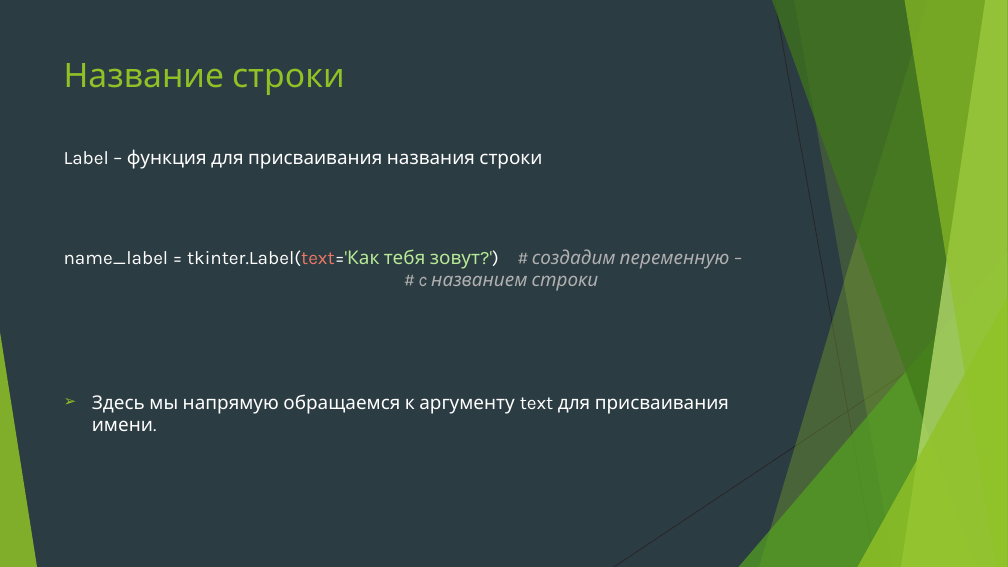
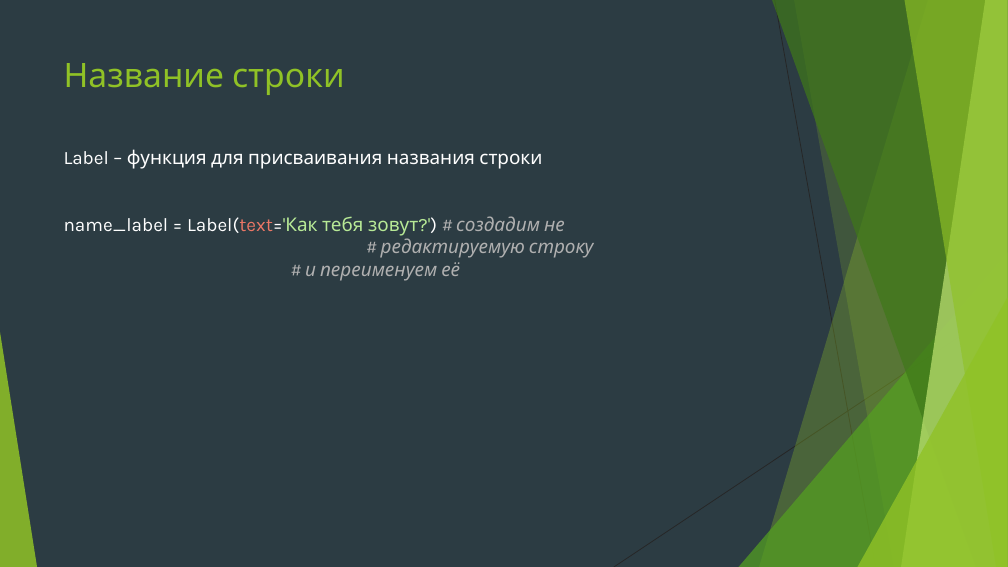
Before and after one commit to Yegor9151/for_corund, a slide deck: slide 25 of course_project_for_korund/ver 1.1/уроки/МК по Python.pptx (slide 42 before the commit). Drawn at 1008x567 pixels with LibreOffice and Linux fonts; fonts in the diff are those of the drawing. Boxes give left, top, right and bottom in pixels: in the first picture for what was removed or moved away, otherwise in the second. Text is boxed around its words. In the diff, an @@ line names an element or a change of style, - is before the commit and + after.

```diff
--- a/course_project_for_korund/ver 1.1/уроки/МК по Python.pptx
+++ b/course_project_for_korund/ver 1.1/уроки/МК по Python.pptx
@@ text at (64,216,594,281): text changed; text colour #FFFFFF to #B0B0B0; italic on @@
-name_label = tkinter.Label(text='Как тебя зовут?') # создадим переменную – # c названием строки
-➢ Здесь мы напрямую обращаемся к аргументу text для присваивания имени.
+name_label = Label(text='Как тебя зовут?') # создадим не # редактируемую строку # и переименуем её
```
Also in this commit, not shown: 18 other slides changed, 4 slides added, 20 slides removed.
